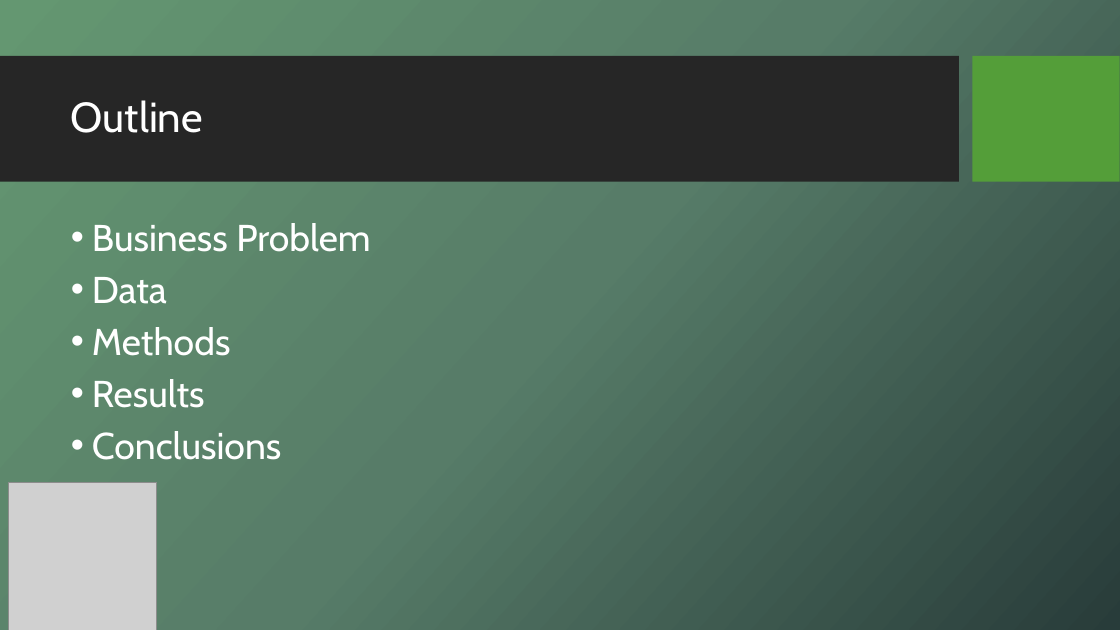
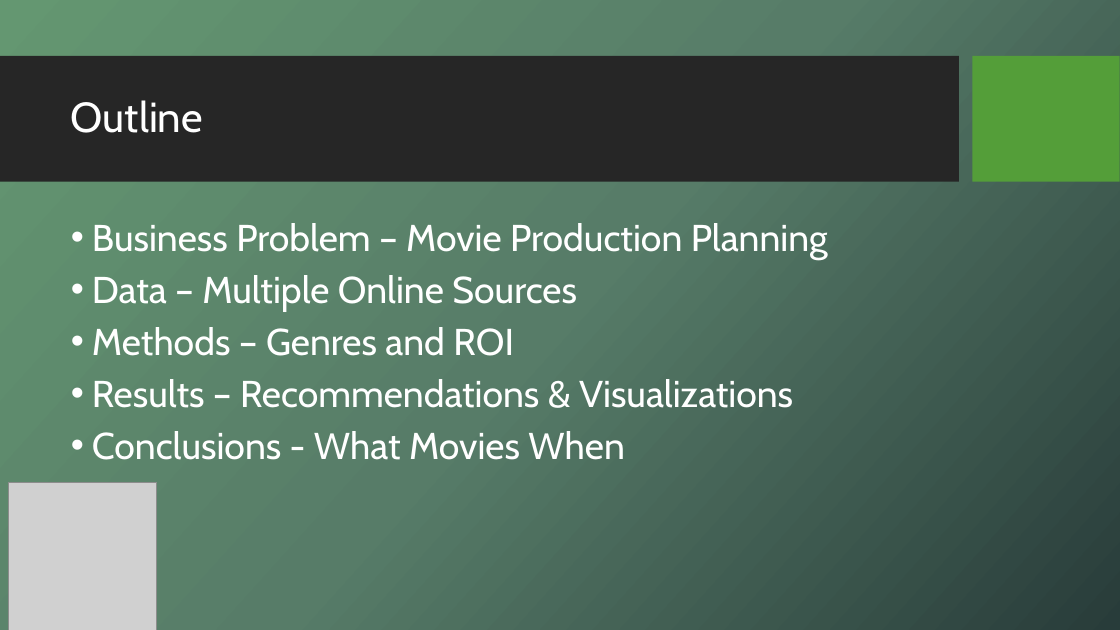
Before and after one commit to houleyemballo/AnalysisMovieData, a slide deck: slide 2 of Movie Production Recommendations for Microsoft StudiosV2.pptx. Drawn at 1120x630 pixels with LibreOffice and Linux fonts; fonts in the diff are those of the drawing; grey boxes stand for pictures; background and template pictures are left out. Boxes give left, top, right and bottom in pixels: in the first picture for what was removed or moved away, otherwise in the second. Text is boxed around its words. In the diff, an @@ line names an element or a change of style, - is before the commit and + after.

Commit message:
Update presentation deck

```diff
--- a/Movie Production Recommendations for Microsoft StudiosV2.pptx
+++ b/Movie Production Recommendations for Microsoft StudiosV2.pptx
@@ text at (92,223,828,460): text changed @@
-• Business Problem
-• Data
-• Methods
-• Results
-• Conclusions
+• Business Problem – Movie Production Planning
+• Data – Multiple Online Sources
+• Methods – Genres and ROI
+• Results – Recommendations & Visualizations
+• Conclusions - What Movies When
```
Also in this commit, not shown: 5 other slides changed, 2 slides removed.
